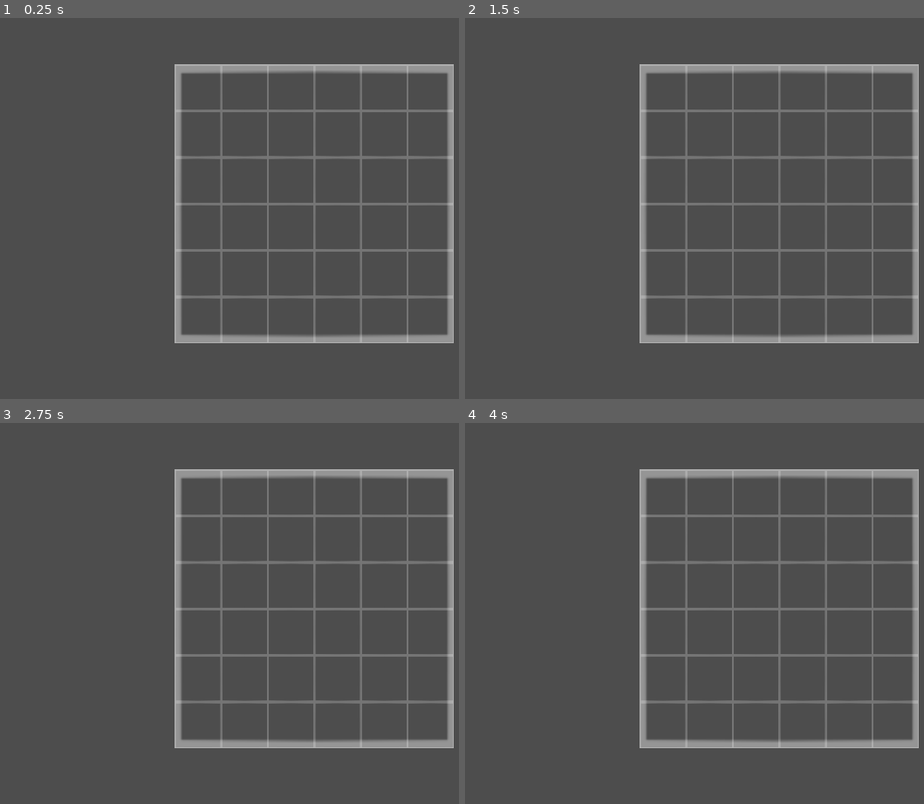
Above: before the commit, frames 1-4 (two rows, left to right).
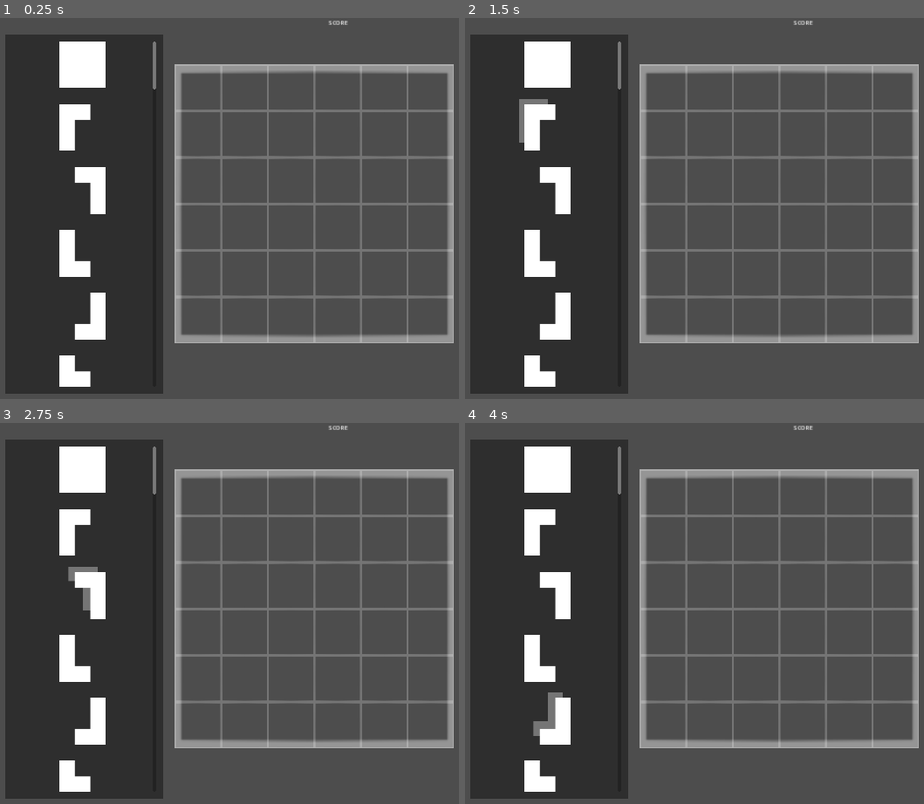
Above: after the commit, the same moments.

Repository: EakyRtk/grid-minigame-test
Game: Godot game, scene res://minigame.tscn
Same seed, same stepped clock (60 frames per second), same inputs: the game is played once before the commit and once after it. The project has no main scene, so this scene is started directly.
Inputs (mouse positions are in pixels of both pictures, inside the frame that each line leads up to):
- Up to frame 1 (0.25 s): no input
- Up to frame 2 (1.5 s): click (547, 63) at 0.52 s; click (547, 128) at 1.27 s
- Up to frame 3 (2.75 s): click (82, 594) at 2.02 s
- Up to frame 4 (4 s): click (547, 659) at 2.77 s; click (547, 720) at 3.52 s

The runs differ from the first frame. In frame 1, 32% of the frame differs, in the area x 1-76%, y 0-99%; in frame 2, 32%; in frame 3, 32%; in frame 4, 32%.

Commit message:
massive bruh (I could do this better but anyways)

Diff:
--- a/minigame.gd
+++ b/minigame.gd
@@ -1,8 +1,31 @@
 extends Node2D
 
+class PatternTexture:
+	var h_flip: bool
+	var v_flip : bool
+	var textur
+	func _init(ptextur, ph_flip = false, pv_flip = false) -> void:
+		pass
+		h_flip = ph_flip
+		v_flip = pv_flip
+		textur = ptextur
+
 enum COLORS {WHITE, CYAN, RED, GREEN}
-enum PATTERNS {BULKY, LONG, SQUARE}
-
+enum PATTERNS {SQUARE,
+PAR_TOP_LEFT, PAR_TOP_RIGHT, PAR_BOTTOM_LEFT, PAR_BOTTOM_RIGHT,
+WALK_UPLEFT, WALK_UPRIGHT, WALK_DOWNLEFT, WALK_DOWNRIGHT,
+SIT_LEFT, SIT_RIGHT, REVERSE_SIT_LEFT, REVERSE_SIT_RIGHT,
+UPLINE, HORIZONTAL_LINE,
+T_UP, T_LEFT, T_RIGHT, T_DOWN,
+BULKY_DOWN, BULKY_UP, BULKY_RIGHT, BULKY_LEFT,
+LONG_LINE_UP, LONG_LINE_HORIZONTAL,
+CLOSE_UPLEFT, CLOSE_UPRIGHT, CLOSE_BOTLEFT, CLOSE_BOTRIGHT,
+U_UP, U_LEFT, U_RIGHT, U_DOWN,
+STICK_UP, STICK_RIGHT, STICK_LEFT, STICK_DOWN,
+BOW_BOTRIGHT, BOW_BOTLEFT, BOW_UPRIGHT, BOW_UPLEFT,
+PLUS
+
+}
 #playground limits as tilemap coords.
 #top limit is the left top tile position
 #bottom limit is the right bottom tile position
@@ -17,7 +40,113 @@
 	COLORS.GREEN: Color.GREEN
 }
 
+var images : Dictionary = {
+PATTERNS.SQUARE: preload("res://pattern-images/square.png"),
+
+PATTERNS.PAR_TOP_LEFT: preload("res://pattern-images/par_top_left.png"),
+
+PATTERNS.WALK_UPLEFT: preload("res://pattern-images/walk_upleft.png"),
+PATTERNS.WALK_DOWNLEFT: preload("res://pattern-images/walk_botleft.png"),
+
+PATTERNS.SIT_LEFT: preload("res://pattern-images/sit_left.png"),
+
+PATTERNS.UPLINE: preload("res://pattern-images/upline.png"),
+PATTERNS.HORIZONTAL_LINE: preload("res://pattern-images/horizontal_line.png"),
+
+PATTERNS.T_UP: preload("res://pattern-images/t_up.png"),
+PATTERNS.T_RIGHT: preload("res://pattern-images/t_right.png"),
+
+PATTERNS.BULKY_DOWN: preload("res://pattern-images/bulky_down.png"),
+PATTERNS.BULKY_RIGHT: preload("res://pattern-images/bulky_right.png"),
+
+PATTERNS.LONG_LINE_UP: preload("res://pattern-images/long_line_up.png"),
+PATTERNS.LONG_LINE_HORIZONTAL: preload("res://pattern-images/long_line_horizontal.png"),
+
+PATTERNS.CLOSE_UPLEFT: preload("res://pattern-images/close_upleft.png"),
+
+PATTERNS.U_UP: preload("res://pattern-images/u_up.png"),
+PATTERNS.U_RIGHT: preload("res://pattern-images/u_right.png"),
+
+PATTERNS.STICK_UP: preload("res://pattern-images/stick_up.png"),
+PATTERNS.STICK_RIGHT: preload("res://pattern-images/stick_right.png"),
+
+PATTERNS.BOW_BOTRIGHT: preload("res://pattern-images/bow_botright.png"),
+
+PATTERNS.PLUS: preload("res://pattern-images/plus.png")
+
+
+}
+var pattern_images : Dictionary = {
+	PATTERNS.SQUARE: PatternTexture.new(images[PATTERNS.SQUARE]),
+
+	PATTERNS.PAR_TOP_LEFT: PatternTexture.new(images[PATTERNS.PAR_TOP_LEFT]),
+	PATTERNS.PAR_TOP_RIGHT: PatternTexture.new(images[PATTERNS.PAR_TOP_LEFT], true),
+	PATTERNS.PAR_BOTTOM_LEFT: PatternTexture.new(images[PATTERNS.PAR_TOP_LEFT], false, true),
+	PATTERNS.PAR_BOTTOM_RIGHT: PatternTexture.new(images[PATTERNS.PAR_TOP_LEFT], true, true),
+
+	PATTERNS.WALK_UPLEFT: PatternTexture.new(images[PATTERNS.WALK_UPLEFT]),
+	PATTERNS.WALK_UPRIGHT: PatternTexture.new(images[PATTERNS.WALK_UPLEFT], false, true),
+	PATTERNS.WALK_DOWNLEFT: PatternTexture.new(images[PATTERNS.WALK_DOWNLEFT]),
+	PATTERNS.WALK_DOWNRIGHT: PatternTexture.new(images[PATTERNS.WALK_DOWNLEFT], true),
+
+	PATTERNS.SIT_LEFT: PatternTexture.new(images[PATTERNS.SIT_LEFT]),
+	PATTERNS.SIT_RIGHT: PatternTexture.new(images[PATTERNS.SIT_LEFT], true),
+	PATTERNS.REVERSE_SIT_LEFT: PatternTexture.new(images[PATTERNS.SIT_LEFT], false, true),
+	PATTERNS.REVERSE_SIT_RIGHT: PatternTexture.new(images[PATTERNS.SIT_LEFT], true, true),
+
+	PATTERNS.UPLINE: PatternTexture.new(images[PATTERNS.UPLINE]),
+	PATTERNS.HORIZONTAL_LINE: PatternTexture.new(images[PATTERNS.HORIZONTAL_LINE]),
+
+	PATTERNS.T_UP: PatternTexture.new(images[PATTERNS.T_UP]),
+	PATTERNS.T_LEFT: PatternTexture.new(images[PATTERNS.T_UP], false, true),
+	PATTERNS.T_RIGHT: PatternTexture.new(images[PATTERNS.T_RIGHT]),
+	PATTERNS.T_DOWN: PatternTexture.new(images[PATTERNS.T_RIGHT], true),
+
+	PATTERNS.BULKY_DOWN: PatternTexture.new(images[PATTERNS.BULKY_DOWN]),
+	PATTERNS.BULKY_UP: PatternTexture.new(images[PATTERNS.BULKY_DOWN], true, true),
+	PATTERNS.BULKY_RIGHT: PatternTexture.new(images[PATTERNS.BULKY_RIGHT]),
+	PATTERNS.BULKY_LEFT: PatternTexture.new(images[PATTERNS.BULKY_RIGHT], true),
+
+	PATTERNS.LONG_LINE_UP: PatternTexture.new(images[PATTERNS.LONG_LINE_UP]),
+	PATTERNS.LONG_LINE_HORIZONTAL: PatternTexture.new(images[PATTERNS.LONG_LINE_HORIZONTAL]),
+
+	PATTERNS.CLOSE_UPLEFT: PatternTexture.new(images[PATTERNS.CLOSE_UPLEFT]),
+	PATTERNS.CLOSE_UPRIGHT: PatternTexture.new(images[PATTERNS.CLOSE_UPLEFT], true),
+	PATTERNS.CLOSE_BOTLEFT: PatternTexture.new(images[PATTERNS.CLOSE_UPLEFT], false, true),
+	PATTERNS.CLOSE_BOTRIGHT: PatternTexture.new(images[PATTERNS.CLOSE_UPLEFT], true, true),
+
+	PATTERNS.U_UP: PatternTexture.new(images[PATTERNS.U_UP]),
+	PATTERNS.U_LEFT: PatternTexture.new(images[PATTERNS.U_RIGHT]),
+	PATTERNS.U_RIGHT: PatternTexture.new(images[PATTERNS.U_RIGHT], true),
+	PATTERNS.U_DOWN: PatternTexture.new(images[PATTERNS.U_UP], false, true),
+
+	PATTERNS.STICK_UP: PatternTexture.new(images[PATTERNS.STICK_UP]),
+	PATTERNS.STICK_RIGHT: PatternTexture.new(images[PATTERNS.STICK_RIGHT]),
+	PATTERNS.STICK_LEFT: PatternTexture.new(images[PATTERNS.STICK_RIGHT], true, true),
+	PATTERNS.STICK_DOWN: PatternTexture.new(images[PATTERNS.STICK_UP], true, true),
+
+	PATTERNS.BOW_BOTRIGHT: PatternTexture.new(images[PATTERNS.BOW_BOTRIGHT]),
+	PATTERNS.BOW_BOTLEFT: PatternTexture.new(images[PATTERNS.BOW_BOTRIGHT], true),
+	PATTERNS.BOW_UPRIGHT: PatternTexture.new(images[PATTERNS.BOW_BOTRIGHT], false, true),
+	PATTERNS.BOW_UPLEFT: PatternTexture.new(images[PATTERNS.BOW_BOTRIGHT], true, true),
+
+	PATTERNS.PLUS: PatternTexture.new(images[PATTERNS.PLUS])
+
+}
+
+##What pattern is currently selected
+var holding_pattern
+var current_holding_button : TextureButton
+
+@onready var buttons_container : VBoxContainer = %PatternButtonsContainer
+@onready var playing_area_rect : NinePatchRect = $PlayingAreaRect
 @onready var tilemap : TileMapLayer = $TileMapLayer
+var currently_clearing : bool = false
+#----visual side
+@onready var holding_sprite : Sprite2D = $HoldingTexture
+@onready var pattern_visual : TileMapLayer = %TileMapVisual
+var previous_mouse_pos : Vector2i
+#----
 
 #NOTE: Repo has some little explanations on the pattern and coloring matter
 
@@ -30,19 +159,29 @@
 #	NOTE: (Not added yet) Can't place while some rows and/or columns getting cleared
 #------------------
 
+#-----------------------------------------------------------------------------------
+#region Gameplay
+
 #We get local tile coords from the pattern starting from [0,0] but we need its relative position to the map so we add the position we clicked as tilemap coords
 #its like taking the click coords as a parent location. Also we have to check if these coordinats overlap with any tiles that already placed with get_used_cells
-func add_pattern_at_pos(pos: Vector2i = Vector2i.ZERO, color: COLORS = COLORS.WHITE, pattern: PATTERNS = PATTERNS.BULKY)->void:
+func add_pattern_at_pos(pos: Vector2i = Vector2i.ZERO, color: COLORS = COLORS.WHITE, pattern: PATTERNS = holding_pattern, target_tilelayer : TileMapLayer = tilemap)->void:
 	var new_pattern : TileMapPattern = tilemap.tile_set.get_pattern(pattern)
 	for tile : Vector2i in new_pattern.get_used_cells():
-		if test_limits(tile + pos) or tilemap.get_used_cells().has(tile + pos): return
+		if test_limits(tile + pos) or target_tilelayer.get_used_cells().has(tile + pos): return
 		new_pattern.set_cell(tile, 0, Vector2i.ZERO, color)
-	tilemap.set_pattern(pos, new_pattern)
+	target_tilelayer.set_pattern(pos, new_pattern)
+	holding_sprite.hide()
+	if target_tilelayer == pattern_visual: return
+	current_holding_button.queue_free()
+	current_holding_button = null
+	holding_sprite.texture = null
 	clear_piece()
 
 #we want to store the rows and columns that are going to be cleared but we must be careful to not include rows and/or columns that arent fill the raw/column
 #also shared tiles with the column and row clearing has to give extra points
 func clear_piece()->void:
+	currently_clearing = true
+
 	var tiles_to_clear : Array[Vector2i]
 	var bonus_tiles : Array[Vector2i]
 
@@ -123,6 +262,7 @@
 		tilemap.set_cell(tile_pos)
 		await clear_animation.call(tile_pos, color_val, 0.05)
 
+	currently_clearing = false
 	print(add_bonus)
 
 #checks if the given corrds in between the playground we decided
@@ -139,17 +279,84 @@
 	if test_limits(grid_mouse_pos): return
 	tilemap.set_cell(tilemap.local_to_map(mouse_pos), 0, Vector2i.ZERO)
 
+
 #sets the whole pattern on the mouse location
 func set_pattern_on_mouse_pos()->void:
 	var mouse_pos = get_global_mouse_position()
 	var grid_mouse_pos = tilemap.local_to_map(mouse_pos)
 	print(tilemap.get_cell_source_id(grid_mouse_pos))
-	if test_limits(grid_mouse_pos): return
+	if test_limits(grid_mouse_pos) or holding_pattern == null: return
 	var rand_color: COLORS = randi_range(0, COLORS.size() - 1) as COLORS
 	#var rand_pattern: PATTERNS = randi_range(0, PATTERNS.size() - 1) as PATTERNS
-	add_pattern_at_pos(tilemap.local_to_map(get_global_mouse_position()), rand_color, PATTERNS.SQUARE)
+	add_pattern_at_pos(tilemap.local_to_map(get_global_mouse_position()), rand_color, holding_pattern)
+
+#to show on grid
+func set_visual_pattern_on_mouse_pos()->void:
+	var mouse_pos = get_global_mouse_position()
+	var grid_mouse_pos = pattern_visual.local_to_map(mouse_pos)
+	if grid_mouse_pos == previous_mouse_pos: return
+	pattern_visual.clear()
+	previous_mouse_pos = grid_mouse_pos
+	print(pattern_visual.get_cell_source_id(grid_mouse_pos))
+	if test_limits(grid_mouse_pos): return
+	if holding_pattern == null: return
+	else: holding_sprite.show()
+	var rand_color: COLORS = randi_range(0, COLORS.size() - 1) as COLORS
+	#var rand_pattern: PATTERNS = randi_range(0, PATTERNS.size() - 1) as PATTERNS
+	add_pattern_at_pos(pattern_visual.local_to_map(get_global_mouse_position()), rand_color, holding_pattern, pattern_visual)
+
+
+
+#endregion
+#-----------------------------------------------------------------------------------
+
+
+#-----------------------------------------------------------------------------------
+#region ElementInteractions
+func place_pattern_button()->void:
+#	var test_patterns : Array[PATTERNS] = [PATTERNS.TINY_T, PATTERNS.TINY_T, PATTERNS.SQUARE]
+	var test_patterns: Array[PATTERNS]
+	for i : int in PATTERNS.size():
+		test_patterns.append(i)
+
+
+	for a_pattern: PATTERNS in test_patterns:
+		var new_button := TextureButton.new()
+		new_button.stretch_mode = TextureButton.STRETCH_KEEP_ASPECT_CENTERED
+		new_button.custom_minimum_size.y = 128
+
+		var _ptr_textur : PatternTexture = pattern_images[a_pattern]
+		new_button.texture_normal = _ptr_textur.textur
+		new_button.flip_h = _ptr_textur.h_flip
+		new_button.flip_v = _ptr_textur.v_flip
+
+		new_button.set_meta("pattern", a_pattern)
+		buttons_container.add_child(new_button)
+		var press_func : Callable = func(pressed_button: TextureButton)->void:
+			var bttn_pattern = pressed_button.get_meta("pattern") as PATTERNS
+			holding_pattern = bttn_pattern
+			current_holding_button = pressed_button
+			var _btn_ptr_textur : PatternTexture = pattern_images[bttn_pattern]
+			holding_sprite.texture = _btn_ptr_textur.textur
+			holding_sprite.flip_h = _btn_ptr_textur.h_flip
+			holding_sprite.flip_v = _btn_ptr_textur.v_flip
+		#------------------------------------------------------
+		new_button.pressed.connect(press_func.bind(new_button))
+		new_button.tree_exiting.connect(func(): holding_pattern = null)
+
+#endregion
+#-----------------------------------------------------------------------------------
 
 func _unhandled_input(event: InputEvent) -> void:
-	if event.is_action_pressed("left_click"):
+	if event.is_action_pressed("left_click") and not currently_clearing:
 		set_pattern_on_mouse_pos()
 		#set_tile_on_mouse_pos()
+
+func _ready() -> void:
+	playing_area_rect.mouse_entered.connect(func(): print("x"))
+	playing_area_rect.mouse_exited.connect(func(): pass)
+	place_pattern_button()
+
+func _process(_delta: float) -> void:
+	holding_sprite.position = get_global_mouse_position() + Vector2(-20, -20)
+	set_visual_pattern_on_mouse_pos()
--- a/minigame.tscn
+++ b/minigame.tscn
@@ -13,14 +13,131 @@
 tile_size = Vector2i(128, 128)
 sources/0 = SubResource("TileSetAtlasSource_2yj0p")
 
-[sub_resource type="TileMapPattern" id="TileMapPattern_xpl6e"]
-tile_data = PackedInt32Array(0, 0, 0, 65536, 0, 0, 1, 0, 0, 65537, 0, 0, 2, 0, 0)
-
-[sub_resource type="TileMapPattern" id="TileMapPattern_f0psp"]
+[sub_resource type="TileMapPattern" id="TileMapPattern_i2dae"]
+tile_data = PackedInt32Array(0, 0, 0, 65536, 0, 0, 1, 0, 0, 65537, 0, 0)
+
+[sub_resource type="TileMapPattern" id="TileMapPattern_elvvf"]
+tile_data = PackedInt32Array(0, 0, 0, 65536, 0, 0, 131072, 0, 0, 1, 0, 0)
+
+[sub_resource type="TileMapPattern" id="TileMapPattern_ibqw4"]
+tile_data = PackedInt32Array(0, 0, 0, 65536, 0, 0, 65537, 0, 0, 65538, 0, 0)
+
+[sub_resource type="TileMapPattern" id="TileMapPattern_kb3eg"]
+tile_data = PackedInt32Array(0, 0, 0, 1, 0, 0, 2, 0, 0, 65538, 0, 0)
+
+[sub_resource type="TileMapPattern" id="TileMapPattern_g776j"]
+tile_data = PackedInt32Array(0, 0, 0, 65536, 0, 0, 1, 0, 0, 2, 0, 0)
+
+[sub_resource type="TileMapPattern" id="TileMapPattern_o4hit"]
+tile_data = PackedInt32Array(0, 0, 0, 65536, 0, 0, 131072, 0, 0, 196608, 0, 0)
+
+[sub_resource type="TileMapPattern" id="TileMapPattern_4j8kp"]
+tile_data = PackedInt32Array(0, 0, 0, 1, 0, 0, 2, 0, 0, 3, 0, 0)
+
+[sub_resource type="TileMapPattern" id="TileMapPattern_4db20"]
+tile_data = PackedInt32Array(0, 0, 0, 1, 0, 0, 65537, 0, 0, 2, 0, 0)
+
+[sub_resource type="TileMapPattern" id="TileMapPattern_ywqub"]
+tile_data = PackedInt32Array(0, 0, 0, 65536, 0, 0, 131072, 0, 0, 65537, 0, 0)
+
+[sub_resource type="TileMapPattern" id="TileMapPattern_r57fe"]
+tile_data = PackedInt32Array(65536, 0, 0, 1, 0, 0, 65537, 0, 0, 131073, 0, 0)
+
+[sub_resource type="TileMapPattern" id="TileMapPattern_s21gx"]
+tile_data = PackedInt32Array(65536, 0, 0, 1, 0, 0, 65537, 0, 0, 65538, 0, 0)
+
+[sub_resource type="TileMapPattern" id="TileMapPattern_qllrn"]
+tile_data = PackedInt32Array(0, 0, 0, 65536, 0, 0, 131072, 0, 0, 1, 0, 0, 65537, 0, 0)
+
+[sub_resource type="TileMapPattern" id="TileMapPattern_slmik"]
+tile_data = PackedInt32Array(0, 0, 0, 1, 0, 0, 65537, 0, 0, 131073, 0, 0)
+
+[sub_resource type="TileMapPattern" id="TileMapPattern_4htku"]
+tile_data = PackedInt32Array(65536, 0, 0, 131072, 0, 0, 1, 0, 0, 65537, 0, 0, 131073, 0, 0)
+
+[sub_resource type="TileMapPattern" id="TileMapPattern_l1bkb"]
+tile_data = PackedInt32Array(0, 0, 0, 65536, 0, 0, 1, 0, 0, 65537, 0, 0, 65538, 0, 0)
+
+[sub_resource type="TileMapPattern" id="TileMapPattern_f3hp4"]
+tile_data = PackedInt32Array(65536, 0, 0, 1, 0, 0, 65537, 0, 0, 2, 0, 0, 65538, 0, 0)
+
+[sub_resource type="TileMapPattern" id="TileMapPattern_55gq0"]
+tile_data = PackedInt32Array(0, 0, 0, 65536, 0, 0, 131072, 0, 0, 196608, 0, 0, 262144, 0, 0)
+
+[sub_resource type="TileMapPattern" id="TileMapPattern_qatuu"]
+tile_data = PackedInt32Array(0, 0, 0, 1, 0, 0, 2, 0, 0, 3, 0, 0, 4, 0, 0)
+
+[sub_resource type="TileMapPattern" id="TileMapPattern_hdfaj"]
+tile_data = PackedInt32Array(0, 0, 0, 65536, 0, 0, 131072, 0, 0, 1, 0, 0, 2, 0, 0)
+
+[sub_resource type="TileMapPattern" id="TileMapPattern_guq6j"]
+tile_data = PackedInt32Array(0, 0, 0, 1, 0, 0, 2, 0, 0, 65538, 0, 0, 131074, 0, 0)
+
+[sub_resource type="TileMapPattern" id="TileMapPattern_4p4l7"]
+tile_data = PackedInt32Array(0, 0, 0, 65536, 0, 0, 131072, 0, 0, 131073, 0, 0, 131074, 0, 0)
+
+[sub_resource type="TileMapPattern" id="TileMapPattern_5f073"]
+tile_data = PackedInt32Array(131072, 0, 0, 131073, 0, 0, 2, 0, 0, 65538, 0, 0, 131074, 0, 0)
+
+[sub_resource type="TileMapPattern" id="TileMapPattern_3xexa"]
+tile_data = PackedInt32Array(0, 0, 0, 65536, 0, 0, 65537, 0, 0, 2, 0, 0, 65538, 0, 0)
+
+[sub_resource type="TileMapPattern" id="TileMapPattern_r8k67"]
+tile_data = PackedInt32Array(0, 0, 0, 65536, 0, 0, 131072, 0, 0, 131073, 0, 0)
+
+[sub_resource type="TileMapPattern" id="TileMapPattern_foq3n"]
+tile_data = PackedInt32Array(0, 0, 0, 131072, 0, 0, 1, 0, 0, 65537, 0, 0, 131073, 0, 0)
+
+[sub_resource type="TileMapPattern" id="TileMapPattern_c0pgw"]
+tile_data = PackedInt32Array(0, 0, 0, 65536, 0, 0, 131072, 0, 0, 1, 0, 0, 131073, 0, 0)
+
+[sub_resource type="TileMapPattern" id="TileMapPattern_kbuji"]
+tile_data = PackedInt32Array(0, 0, 0, 65536, 0, 0, 1, 0, 0, 2, 0, 0, 65538, 0, 0)
+
+[sub_resource type="TileMapPattern" id="TileMapPattern_mpi8u"]
+tile_data = PackedInt32Array(65536, 0, 0, 65537, 0, 0, 2, 0, 0, 65538, 0, 0, 65539, 0, 0)
+
+[sub_resource type="TileMapPattern" id="TileMapPattern_c4ksr"]
 tile_data = PackedInt32Array(0, 0, 0, 65536, 0, 0, 131072, 0, 0, 196608, 0, 0, 131073, 0, 0)
 
-[sub_resource type="TileMapPattern" id="TileMapPattern_0y64n"]
-tile_data = PackedInt32Array(0, 0, 0, 65536, 0, 0, 1, 0, 0, 65537, 0, 0)
+[sub_resource type="TileMapPattern" id="TileMapPattern_tl1gv"]
+tile_data = PackedInt32Array(65536, 0, 0, 1, 0, 0, 65537, 0, 0, 131073, 0, 0, 196609, 0, 0)
+
+[sub_resource type="TileMapPattern" id="TileMapPattern_ei1nm"]
+tile_data = PackedInt32Array(0, 0, 0, 1, 0, 0, 65537, 0, 0, 2, 0, 0, 3, 0, 0)
+
+[sub_resource type="TileMapPattern" id="TileMapPattern_8eb6k"]
+tile_data = PackedInt32Array(131072, 0, 0, 65537, 0, 0, 131073, 0, 0, 2, 0, 0, 65538, 0, 0)
+
+[sub_resource type="TileMapPattern" id="TileMapPattern_huaee"]
+tile_data = PackedInt32Array(0, 0, 0, 65536, 0, 0, 65537, 0, 0, 131073, 0, 0, 131074, 0, 0)
+
+[sub_resource type="TileMapPattern" id="TileMapPattern_jyjea"]
+tile_data = PackedInt32Array(0, 0, 0, 1, 0, 0, 65537, 0, 0, 65538, 0, 0, 131074, 0, 0)
+
+[sub_resource type="TileMapPattern" id="TileMapPattern_epy3t"]
+tile_data = PackedInt32Array(131072, 0, 0, 1, 0, 0, 65537, 0, 0, 131073, 0, 0)
+
+[sub_resource type="TileMapPattern" id="TileMapPattern_huhis"]
+tile_data = PackedInt32Array(65536, 0, 0, 131072, 0, 0, 1, 0, 0, 65537, 0, 0, 2, 0, 0)
+
+[sub_resource type="TileMapPattern" id="TileMapPattern_lajjg"]
+tile_data = PackedInt32Array(65536, 0, 0, 1, 0, 0, 65537, 0, 0, 131073, 0, 0, 65538, 0, 0)
+
+[sub_resource type="TileMapPattern" id="TileMapPattern_xgbtj"]
+tile_data = PackedInt32Array(0, 0, 0, 65536, 0, 0, 65537, 0, 0, 131073, 0, 0)
+
+[sub_resource type="TileMapPattern" id="TileMapPattern_hhj0s"]
+tile_data = PackedInt32Array(65536, 0, 0, 131072, 0, 0, 1, 0, 0, 65537, 0, 0)
+
+[sub_resource type="TileMapPattern" id="TileMapPattern_73wso"]
+tile_data = PackedInt32Array(0, 0, 0, 1, 0, 0, 65537, 0, 0, 65538, 0, 0)
+
+[sub_resource type="TileMapPattern" id="TileMapPattern_snk6m"]
+tile_data = PackedInt32Array(65536, 0, 0, 1, 0, 0, 65537, 0, 0, 2, 0, 0)
+
+[sub_resource type="TileMapPattern" id="TileMapPattern_cxo7a"]
+tile_data = PackedInt32Array(65536, 0, 0, 65537, 0, 0, 2, 0, 0, 65538, 0, 0)
 
 [sub_resource type="TileSetAtlasSource" id="TileSetAtlasSource_2qig1"]
 texture = ExtResource("3_k0d4o")
@@ -37,12 +154,114 @@
 [sub_resource type="TileSet" id="TileSet_u4fr8"]
 tile_size = Vector2i(128, 128)
 sources/0 = SubResource("TileSetAtlasSource_2qig1")
-pattern_0 = SubResource("TileMapPattern_xpl6e")
-pattern_1 = SubResource("TileMapPattern_f0psp")
-pattern_2 = SubResource("TileMapPattern_0y64n")
+pattern_0 = SubResource("TileMapPattern_i2dae")
+pattern_1 = SubResource("TileMapPattern_elvvf")
+pattern_2 = SubResource("TileMapPattern_slmik")
+pattern_3 = SubResource("TileMapPattern_r8k67")
+pattern_4 = SubResource("TileMapPattern_epy3t")
+pattern_5 = SubResource("TileMapPattern_xgbtj")
+pattern_6 = SubResource("TileMapPattern_hhj0s")
+pattern_7 = SubResource("TileMapPattern_73wso")
+pattern_8 = SubResource("TileMapPattern_snk6m")
+pattern_9 = SubResource("TileMapPattern_cxo7a")
+pattern_10 = SubResource("TileMapPattern_ibqw4")
+pattern_11 = SubResource("TileMapPattern_kb3eg")
+pattern_12 = SubResource("TileMapPattern_g776j")
+pattern_13 = SubResource("TileMapPattern_o4hit")
+pattern_14 = SubResource("TileMapPattern_4j8kp")
+pattern_15 = SubResource("TileMapPattern_4db20")
+pattern_16 = SubResource("TileMapPattern_ywqub")
+pattern_17 = SubResource("TileMapPattern_r57fe")
+pattern_18 = SubResource("TileMapPattern_s21gx")
+pattern_19 = SubResource("TileMapPattern_qllrn")
+pattern_20 = SubResource("TileMapPattern_4htku")
+pattern_21 = SubResource("TileMapPattern_l1bkb")
+pattern_22 = SubResource("TileMapPattern_f3hp4")
+pattern_23 = SubResource("TileMapPattern_55gq0")
+pattern_24 = SubResource("TileMapPattern_qatuu")
+pattern_25 = SubResource("TileMapPattern_hdfaj")
+pattern_26 = SubResource("TileMapPattern_guq6j")
+pattern_27 = SubResource("TileMapPattern_4p4l7")
+pattern_28 = SubResource("TileMapPattern_5f073")
+pattern_29 = SubResource("TileMapPattern_3xexa")
+pattern_30 = SubResource("TileMapPattern_foq3n")
+pattern_31 = SubResource("TileMapPattern_c0pgw")
+pattern_32 = SubResource("TileMapPattern_kbuji")
+pattern_33 = SubResource("TileMapPattern_mpi8u")
+pattern_34 = SubResource("TileMapPattern_c4ksr")
+pattern_35 = SubResource("TileMapPattern_tl1gv")
+pattern_36 = SubResource("TileMapPattern_ei1nm")
+pattern_37 = SubResource("TileMapPattern_8eb6k")
+pattern_38 = SubResource("TileMapPattern_huaee")
+pattern_39 = SubResource("TileMapPattern_jyjea")
+pattern_40 = SubResource("TileMapPattern_huhis")
+pattern_41 = SubResource("TileMapPattern_lajjg")
 
 [node name="Minigame" type="Node2D"]
 script = ExtResource("1_d82vu")
+metadata/_edit_lock_ = true
+
+[node name="CanvasLayer" type="CanvasLayer" parent="."]
+
+[node name="Control" type="Control" parent="CanvasLayer"]
+layout_mode = 3
+anchors_preset = 15
+anchor_right = 1.0
+anchor_bottom = 1.0
+grow_horizontal = 2
+grow_vertical = 2
+mouse_filter = 2
+metadata/_edit_group_ = true
+metadata/_edit_lock_ = true
+
+[node name="MarginContainer" type="MarginContainer" parent="CanvasLayer/Control"]
+layout_mode = 1
+anchors_preset = 15
+anchor_right = 1.0
+anchor_bottom = 1.0
+grow_horizontal = 2
+grow_vertical = 2
+theme_override_constants/margin_left = 45
+theme_override_constants/margin_top = 45
+theme_override_constants/margin_right = 1440
+theme_override_constants/margin_bottom = 45
+
+[node name="Panel" type="Panel" parent="CanvasLayer/Control/MarginContainer"]
+layout_mode = 2
+
+[node name="MarginContainer" type="MarginContainer" parent="CanvasLayer/Control/MarginContainer/Panel"]
+layout_mode = 1
+anchors_preset = 15
+anchor_right = 1.0
+anchor_bottom = 1.0
+grow_horizontal = 2
+grow_vertical = 2
+theme_override_constants/margin_left = 20
+theme_override_constants/margin_top = 20
+theme_override_constants/margin_right = 20
+theme_override_constants/margin_bottom = 20
+
+[node name="ScrollContainer" type="ScrollContainer" parent="CanvasLayer/Control/MarginContainer/Panel/MarginContainer"]
+layout_mode = 2
+
+[node name="PatternButtonsContainer" type="VBoxContainer" parent="CanvasLayer/Control/MarginContainer/Panel/MarginContainer/ScrollContainer"]
+unique_name_in_owner = true
+layout_mode = 2
+size_flags_horizontal = 3
+size_flags_vertical = 3
+theme_override_constants/separation = 45
+
+[node name="Label" type="Label" parent="CanvasLayer/Control"]
+layout_mode = 1
+anchors_preset = 5
+anchor_left = 0.5
+anchor_right = 0.5
+offset_left = -20.0
+offset_right = 20.0
+offset_bottom = 23.0
+grow_horizontal = 2
+text = "SCORE"
+horizontal_alignment = 1
 
 [node name="TileMapLayerBackground" type="TileMapLayer" parent="."]
 self_modulate = Color(1, 1, 1, 0.478431)
@@ -52,10 +271,25 @@
 [node name="TileMapLayer" type="TileMapLayer" parent="."]
 tile_set = SubResource("TileSet_u4fr8")
 
-[node name="NinePatchRect" type="NinePatchRect" parent="."]
+[node name="TileMapVisual" type="TileMapLayer" parent="."]
+unique_name_in_owner = true
+modulate = Color(1, 1, 1, 0.47451)
+tile_set = SubResource("TileSet_u4fr8")
+
+[node name="PlayingAreaRect" type="NinePatchRect" parent="."]
 self_modulate = Color(1, 1, 1, 0.403922)
+anchors_preset = 8
+anchor_left = 0.5
+anchor_top = 0.5
+anchor_right = 0.5
+anchor_bottom = 0.5
 offset_left = 512.0
 offset_top = 128.0
 offset_right = 1280.0
 offset_bottom = 896.0
+grow_horizontal = 2
+grow_vertical = 2
 texture = ExtResource("3_llhqx")
+
+[node name="HoldingTexture" type="Sprite2D" parent="."]
+scale = Vector2(2.5, 2.5)
Not shown: 1 places in minigame.tscn that only renumber resources
Binary file added: pattern-images/bow_botright.png
Not shown, added: pattern-images/bow_botright.png.import
Binary file added: pattern-images/bulky_down.png
Not shown, added: pattern-images/bulky_down.png.import
Binary file added: pattern-images/bulky_right.png
Not shown, added: pattern-images/bulky_right.png.import
Binary file added: pattern-images/close_upleft.png
Not shown, added: pattern-images/close_upleft.png.import
Binary file added: pattern-images/horizontal_line.png
Not shown, added: pattern-images/horizontal_line.png.import
Binary file added: pattern-images/long_line_horizontal.png
(and 29 more such lines)
